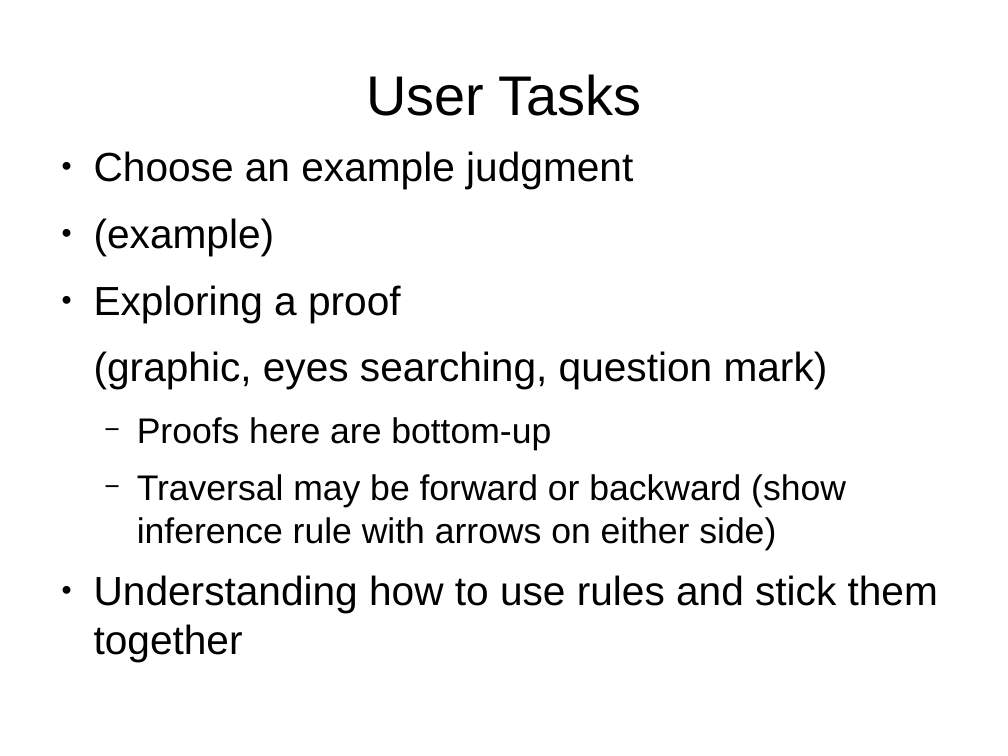
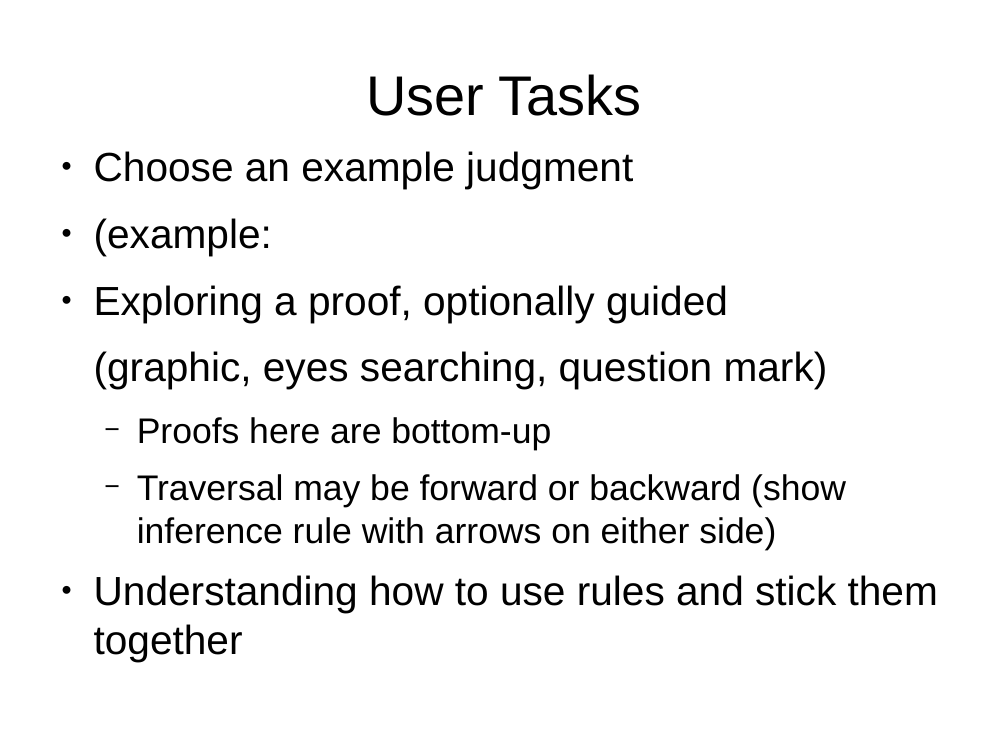
Before and after one commit to seachel/Treehehe, a slide deck: slide 3 of Presentation/VA_presentation.odp. Drawn at 1008x756 pixels with LibreOffice and Linux fonts; fonts in the diff are those of the drawing. Boxes give left, top, right and bottom in pixels: in the first picture for what was removed or moved away, otherwise in the second. Text is boxed around its words. In the diff, an @@ line names an element or a change of style, - is before the commit and + after.

```diff
--- a/Presentation/VA_presentation.odp
+++ b/Presentation/VA_presentation.odp
@@ text at [94, 218, 728, 322]: text changed @@
-● (example)
-● Exploring a proof
+● (example:
+● Exploring a proof, optionally guided
```
Also in this commit, not shown: 3 other slides changed, 1 slide added, 1 slide removed.
